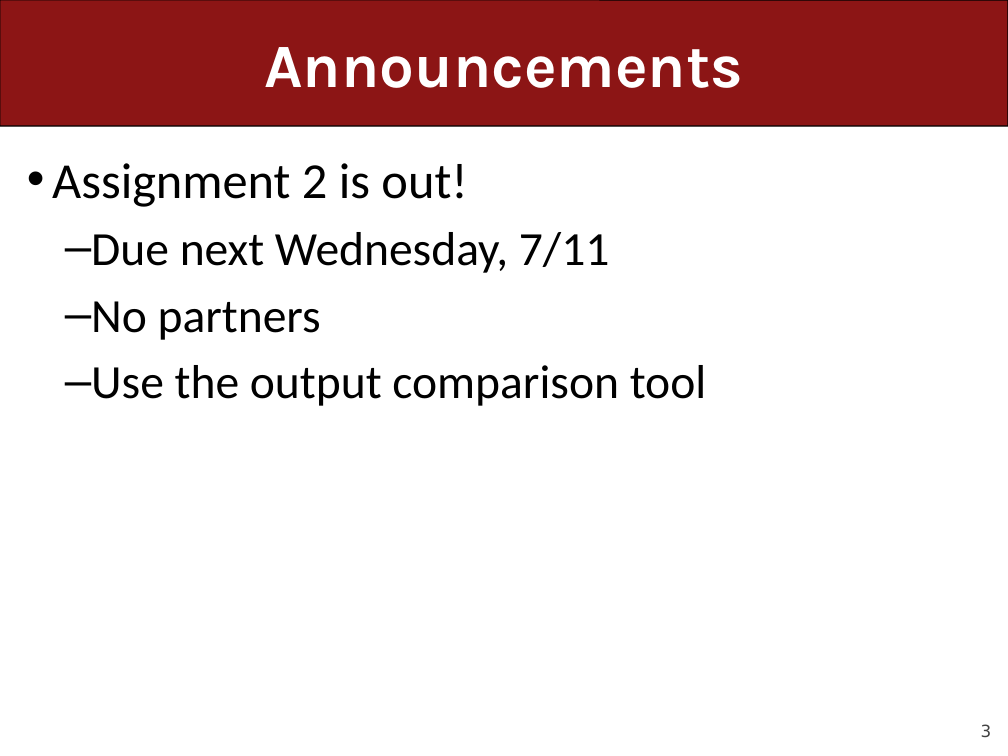
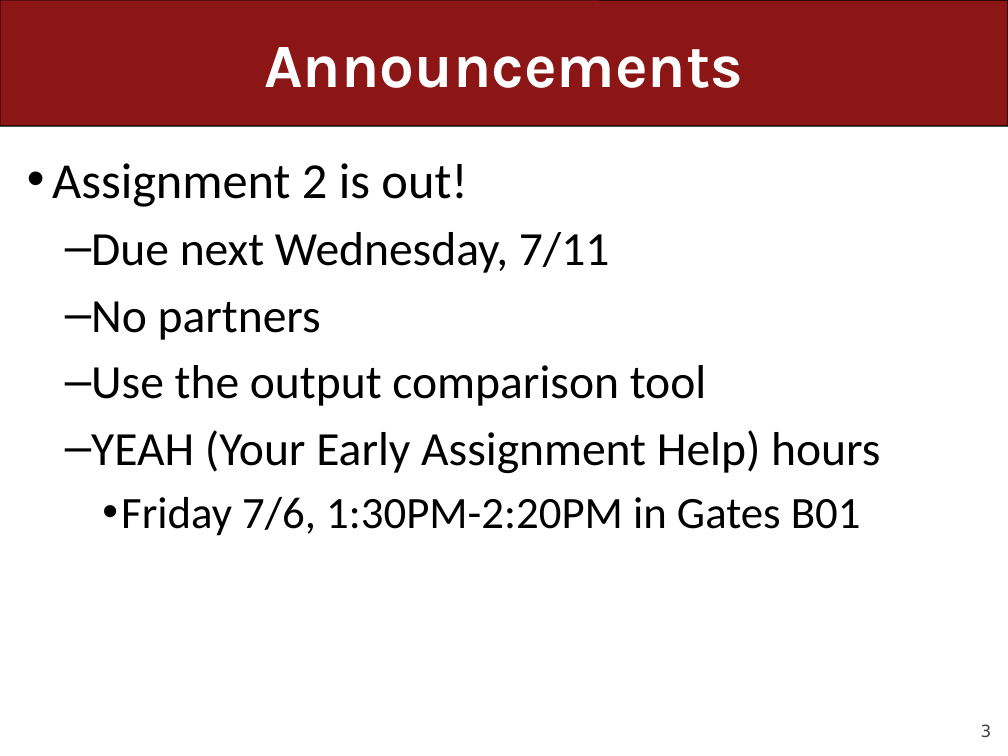
Before and after one commit to ckincaid17/cs106a-summer-2018, a slide deck: slide 3 of WWW/lectures/Lecture7/Lecture7.pptx. Drawn at 1008x756 pixels with LibreOffice and Linux fonts; fonts in the diff are those of the drawing. Boxes give left, top, right and bottom in pixels: in the first picture for what was removed or moved away, otherwise in the second. Text is boxed around its words. In the diff, an @@ line names an element or a change of style, - is before the commit and + after.

Commit message:
Lecture 7 YEAH hours

```diff
--- a/WWW/lectures/Lecture7/Lecture7.pptx
+++ b/WWW/lectures/Lecture7/Lecture7.pptx
@@ text at (91, 430, 880, 536): paragraphs added @@
+  – YEAH (Your Early Assignment Help) hours
+    • Friday 7/6, 1:30PM-2:20PM in Gates B01
```
Also in this commit, not shown: 1 other file.
